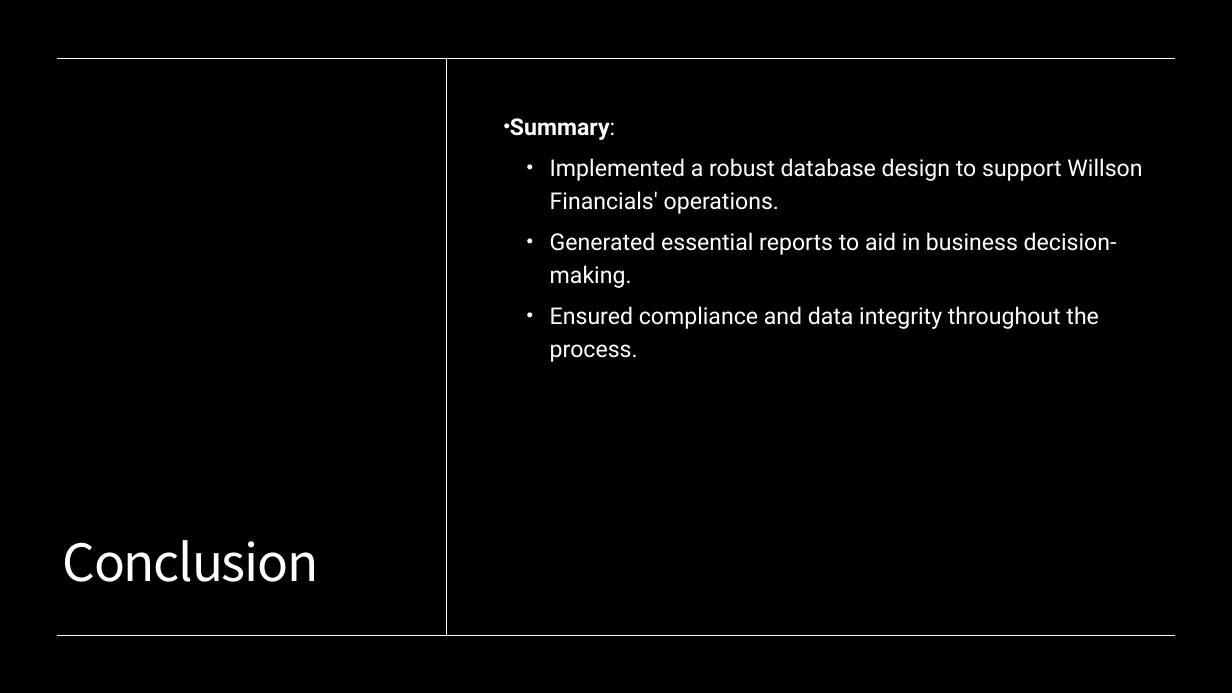
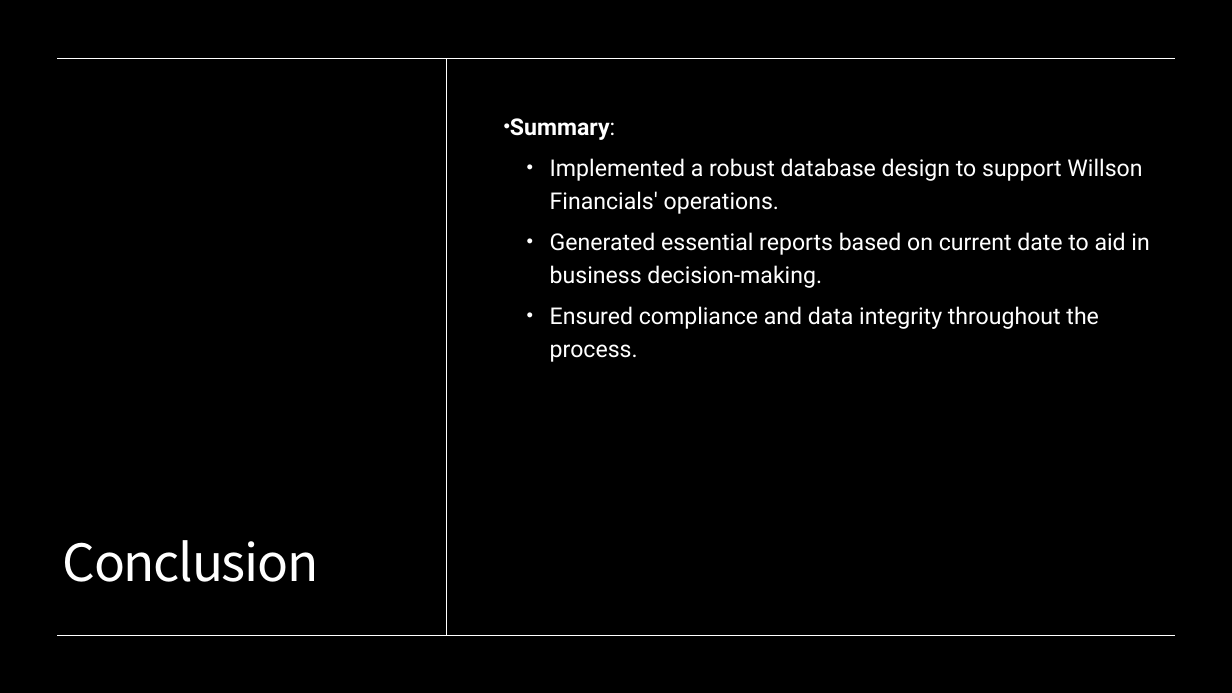
Before and after one commit to Dre2322/CSD_310, a slide deck: slide 10 of module_11/willson_financial_milestone4.pptx (slide 9 before the commit). Drawn at 1232x693 pixels with LibreOffice and Linux fonts; fonts in the diff are those of the drawing; background and template pictures are left out; a plain dark background stands for a picture behind light text. Boxes give left, top, right and bottom in pixels: in the first picture for what was removed or moved away, otherwise in the second. Text is boxed around its words. In the diff, an @@ line names an element or a change of style, - is before the commit and + after.

```diff
--- a/module_11/willson_financial_milestone4.pptx
+++ b/module_11/willson_financial_milestone4.pptx
@@ text at bbox=[550, 232, 1149, 288]: text changed @@
-  • Generated essential reports to aid in business decision-making.
+  • Generated essential reports based on current date to aid in business decision-making.
```
Also in this commit, not shown: 1 other slide changed, 1 slide added, 3 other files.
